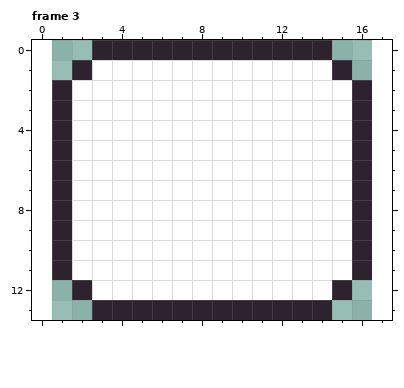
One commit to this pixel-art file: Assets/Art/UI/ui_elements/PizzaProgressBox.aseprite. The picture above is the old version.
16x14 pixels, 3 frames. Shown: frame 3. The old version is drawn lined up with the new one, on the new canvas. The commit also changed other frames, which this record leaves out.
Now the later version:
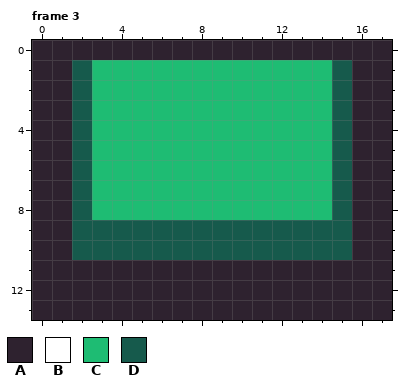
Palette (. is transparent): A #2e222f  B #ffffff  C #1ebc73  D #165a4c
Diff:
canvas 16x14 -> 18x14, the old top-left corner now at 1,0
Changed rows in their new state; - is an unchanged pixel.
Frame 3:
first column x 0:
 0 AAA------------AAA
 1 AADCCCCCCCCCCCCDAA
 2 A-DCCCCCCCCCCCCD-A
 3 A-DCCCCCCCCCCCCD-A
 4 A-DCCCCCCCCCCCCD-A
 5 A-DCCCCCCCCCCCCD-A
 6 A-DCCCCCCCCCCCCD-A
 7 A-DCCCCCCCCCCCCD-A
 8 A-DCCCCCCCCCCCCD-A
 9 A-DDDDDDDDDDDDDD-A
10 A-DDDDDDDDDDDDDD-A
11 A-AAAAAAAAAAAAAA-A
12 AA-AAAAAAAAAAAA-AA
13 AAA------------AAA
Changed places in both pictures, as pixel boxes (x1, y1, x2, y2):
changed: (32, 40, 392, 320)
